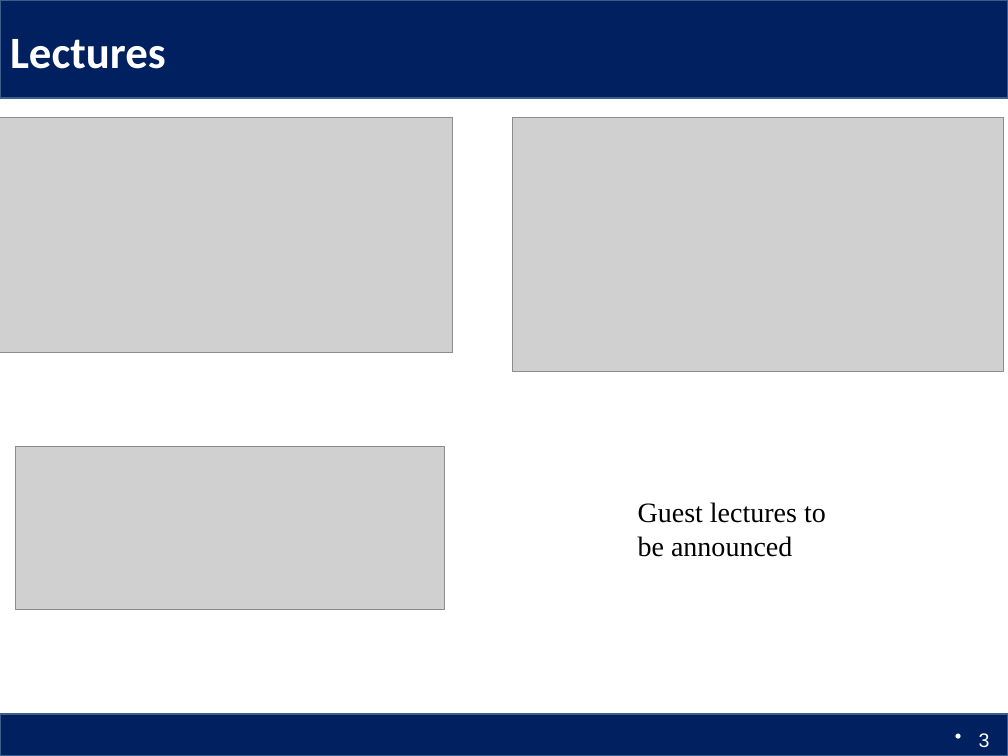
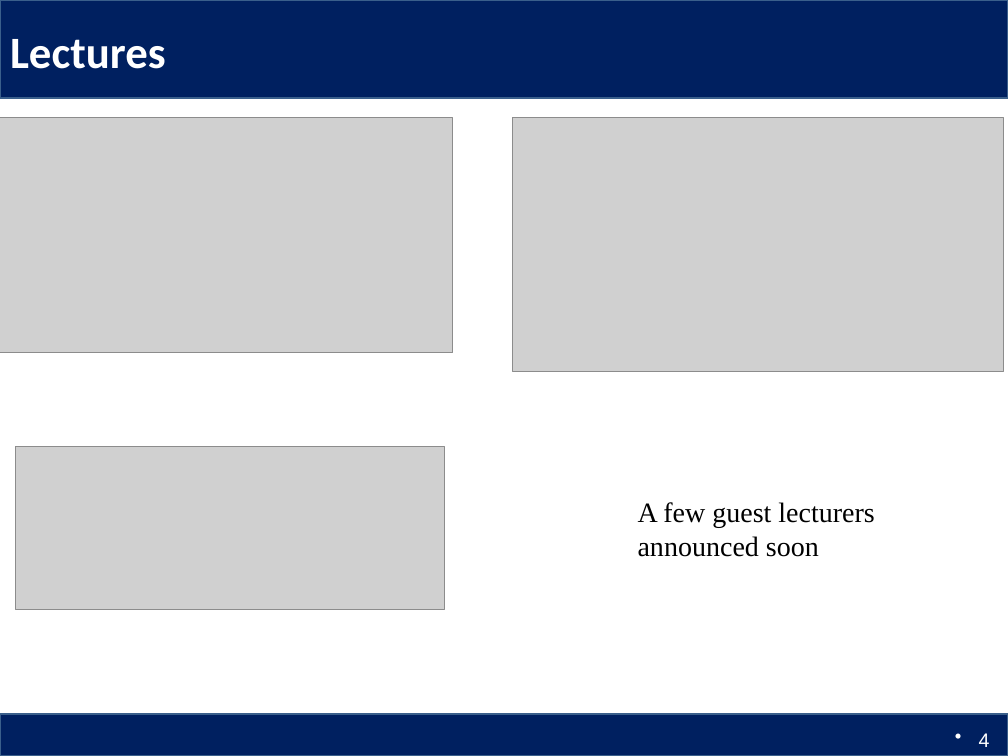
Before and after one commit to Columbia6894/Columbia6894.github.io, a slide deck: slide 4 of lecture/lecture1_llcao.pptx (slide 3 before the commit). Drawn at 1008x756 pixels with LibreOffice and Linux fonts; fonts in the diff are those of the drawing; grey boxes stand for pictures. Boxes give left, top, right and bottom in pixels: in the first picture for what was removed or moved away, otherwise in the second. Text is boxed around its words. In the diff, an @@ line names an element or a change of style, - is before the commit and + after.

```diff
--- a/lecture/lecture1_llcao.pptx
+++ b/lecture/lecture1_llcao.pptx
@@ text at <box>638,502,874,557</box>: text changed @@
-Guest lectures to be announced
+A few guest lecturers announced soon
@@ page number at <box>979,733,990,747</box>: text changed @@
-3
+4
```
Also in this commit, not shown: 7 other slides changed, 2 slides added, 1 other file.
